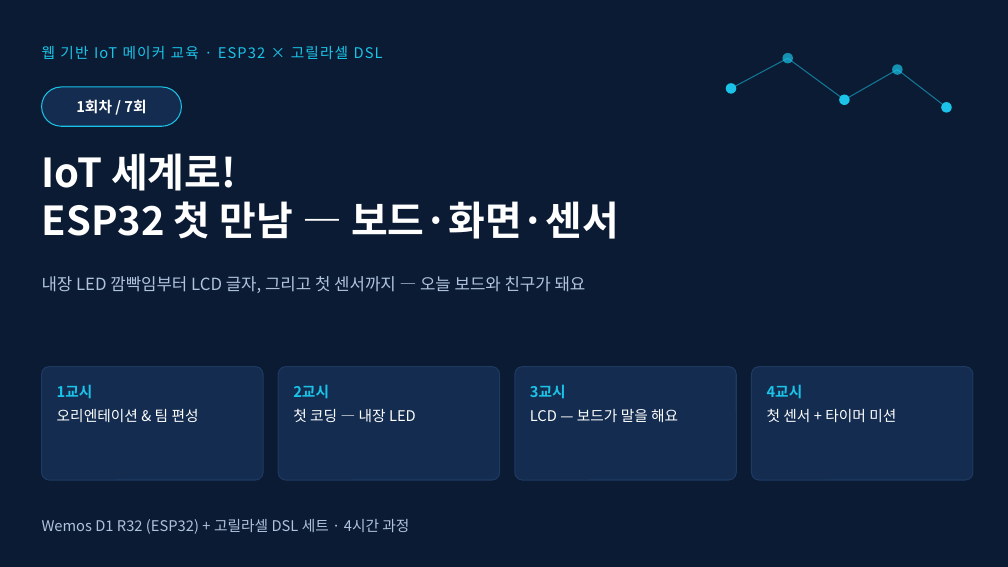
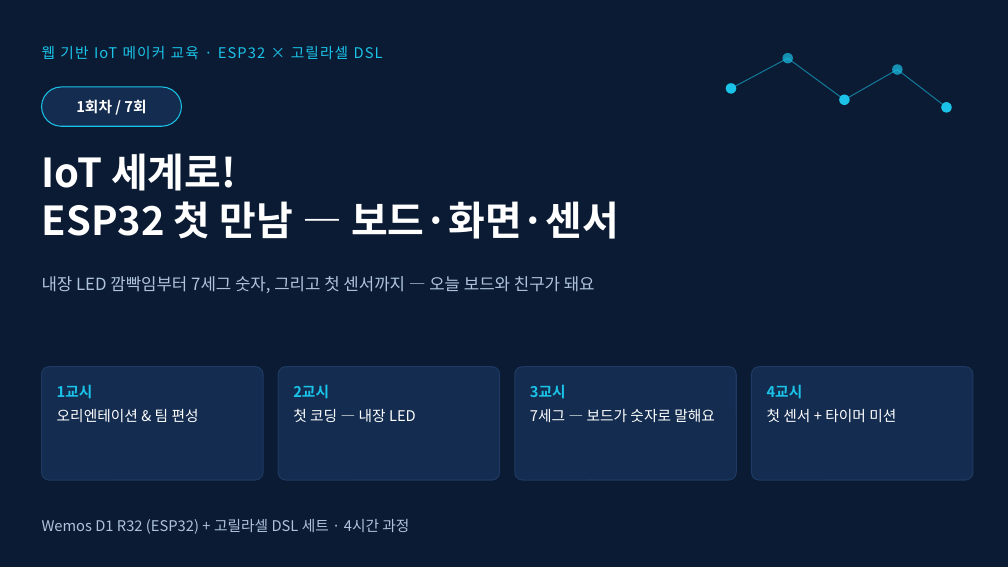
Before and after one commit to ralralra/eps32, a slide deck: slide 1 of esp32-class-projects/02_sessions/slides/1회차_ESP32와_출력장치.pptx. Drawn at 1008x567 pixels with LibreOffice and Linux fonts; fonts in the diff are those of the drawing. Boxes give left, top, right and bottom in pixels: in the first picture for what was removed or moved away, otherwise in the second. Text is boxed around its words. In the diff, an @@ line names an element or a change of style, - is before the commit and + after.

```diff
--- a/esp32-class-projects/02_sessions/slides/1회차_ESP32와_출력장치.pptx
+++ b/esp32-class-projects/02_sessions/slides/1회차_ESP32와_출력장치.pptx
@@ text at (42, 276, 595, 293): text changed @@
-내장 LED 깜빡임부터 LCD 글자, 그리고 첫 센서까지 — 오늘 보드와 친구가 돼요
+내장 LED 깜빡임부터 7세그 숫자, 그리고 첫 센서까지 — 오늘 보드와 친구가 돼요
@@ text at (530, 409, 715, 422): text changed @@
-LCD — 보드가 말을 해요
+7세그 — 보드가 숫자로 말해요
```
Also in this commit, not shown: 10 other slides changed, 33 other files.
